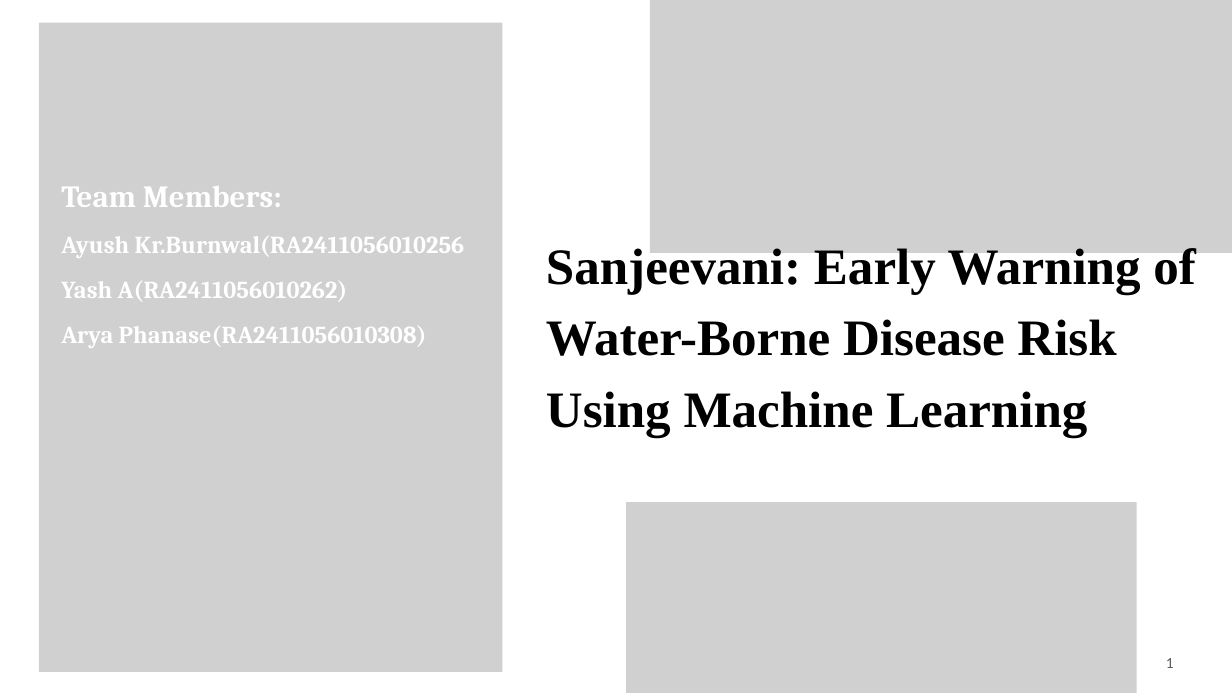
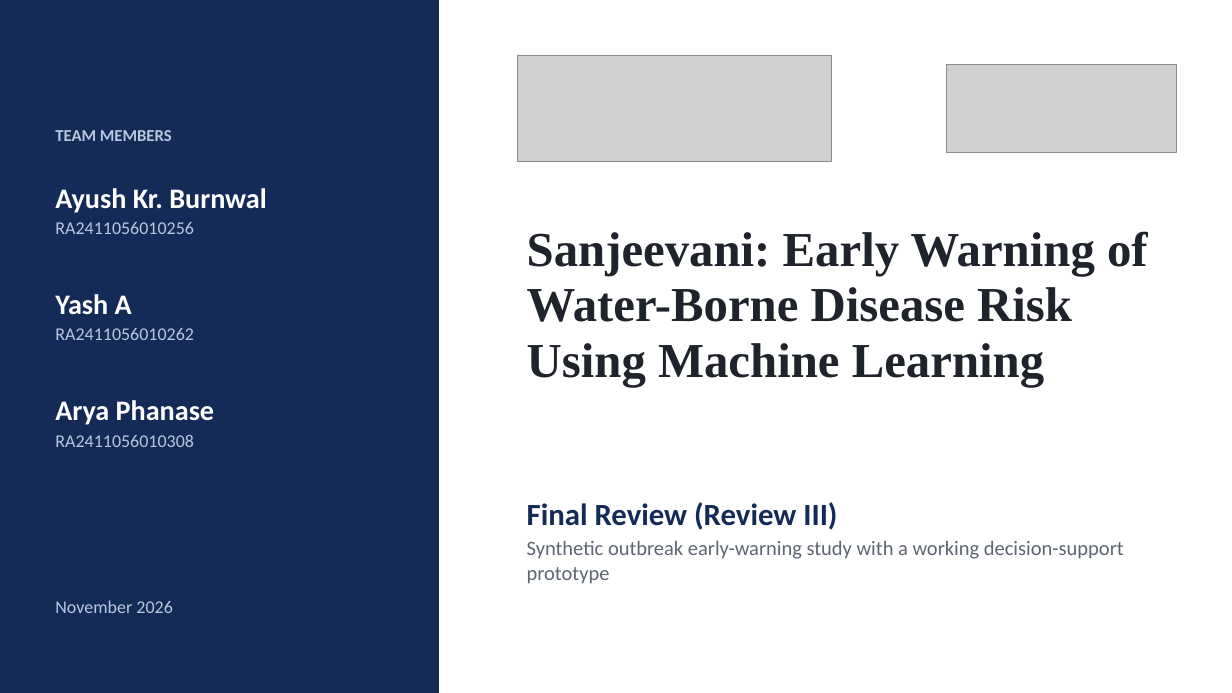
Before and after one commit to Yash13606/sanjeevani, a slide deck: slide 1 of presentation/Sanjeevani_ML_PPT.pptx. Drawn at 1232x693 pixels with LibreOffice and Linux fonts; fonts in the diff are those of the drawing; grey boxes stand for pictures. Boxes give left, top, right and bottom in pixels: in the first picture for what was removed or moved away, otherwise in the second. Text is boxed around its words. In the diff, an @@ line names an element or a change of style, - is before the commit and + after.

```diff
--- a/presentation/Sanjeevani_ML_PPT.pptx
+++ b/presentation/Sanjeevani_ML_PPT.pptx
@@ rectangle added at <box>0,0,439,693</box>, fill #142B57 @@
@@ picture removed at <box>39,22,503,672</box> @@
@@ picture removed at <box>650,0,1232,253</box> @@
@@ picture added at <box>518,55,832,162</box> @@
@@ picture added at <box>947,65,1177,152</box> @@
@@ text added at <box>55,130,172,141</box>, 13 pt, text #B9C7DE, bold @@
+TEAM MEMBERS
@@ text added at <box>55,188,266,234</box>, 22 pt, text #FFFFFF, bold @@
+Ayush Kr. Burnwal
+RA2411056010256
@@ title "Sanjeevani: Early Warning of Water-Borne ...": place and size @@
-title "Sanjeevani: Early Warning of Water-Borne ..." at <box>546,244,1196,438</box>
+title "Sanjeevani: Early Warning of Water-Borne ..." at <box>527,231,1148,387</box>
@@ title "Sanjeevani: Early Warning of Water-Borne ..." at <box>527,231,1148,387</box>: size 39.8 to 38 pt, text colour #000000 to #1F232B; line spacing 55.7pt to 0.95 @@
@@ text at <box>55,294,194,340</box>: text changed; size 19.1 to 14 pt; font Cambria to Calibri; text colour #FFFFFF to #B9C7DE; bold off @@
-Team Members:
-Ayush Kr.Burnwal(RA2411056010256
-Yash A(RA2411056010262)
-Arya Phanase(RA2411056010308)
+Yash A
+RA2411056010262
@@ text added at <box>55,400,214,447</box>, 14 pt, text #B9C7DE @@
+Arya Phanase
+RA2411056010308
@@ subtitle added at <box>527,502,1124,584</box>, 16 pt, text #5E6673 @@
+Final Review (Review III)
+Synthetic outbreak early-warning study with a working decision-support prototype
@@ picture removed at <box>627,502,1138,693</box> @@
@@ text added at <box>55,600,172,613</box>, 14 pt, text #B9C7DE @@
+November 2026
@@ text removed at <box>1166,658,1174,668</box> @@
-1
```
Also in this commit, not shown: 4 other slides changed, 33 slides added, 20 slides removed, 1 other file.
